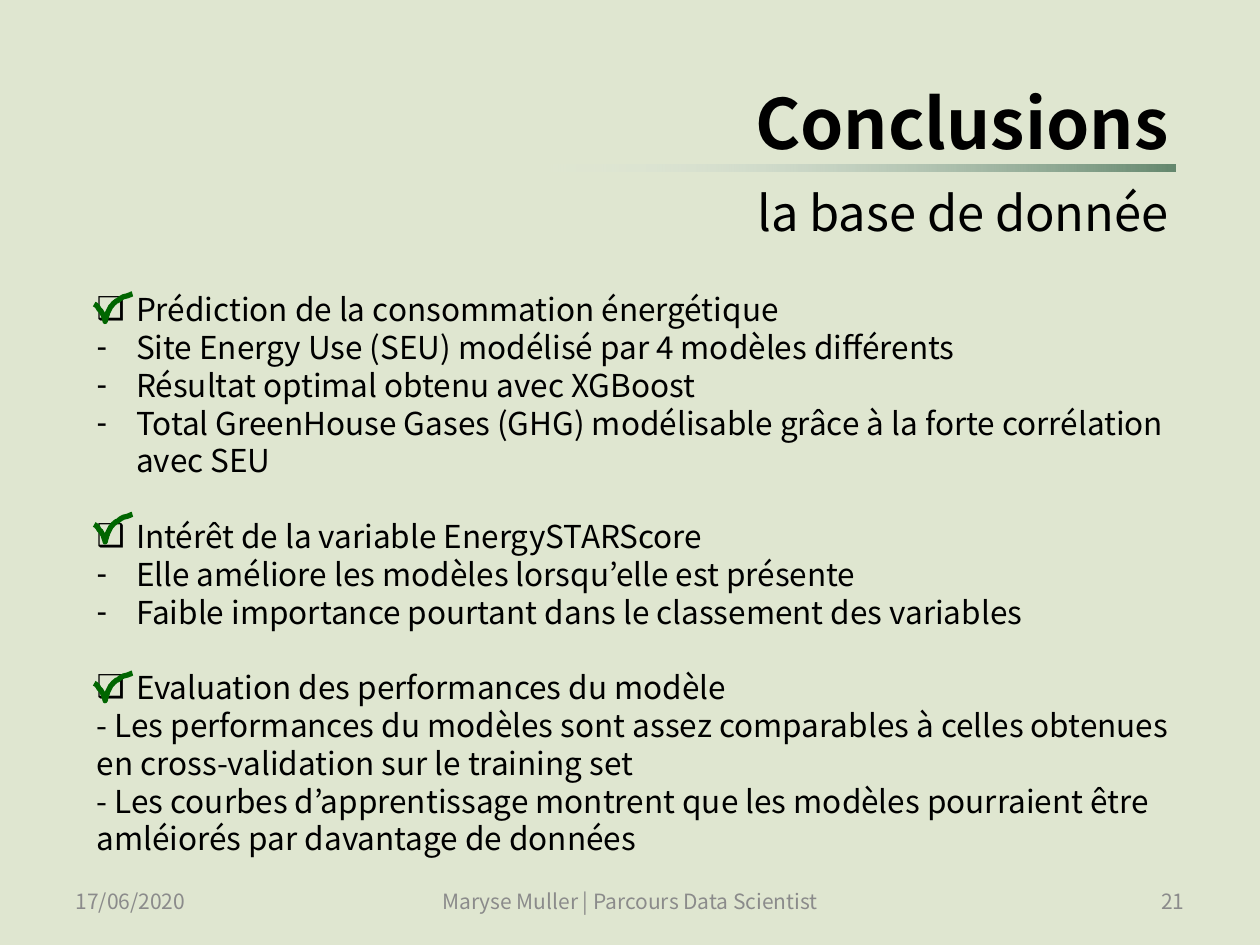
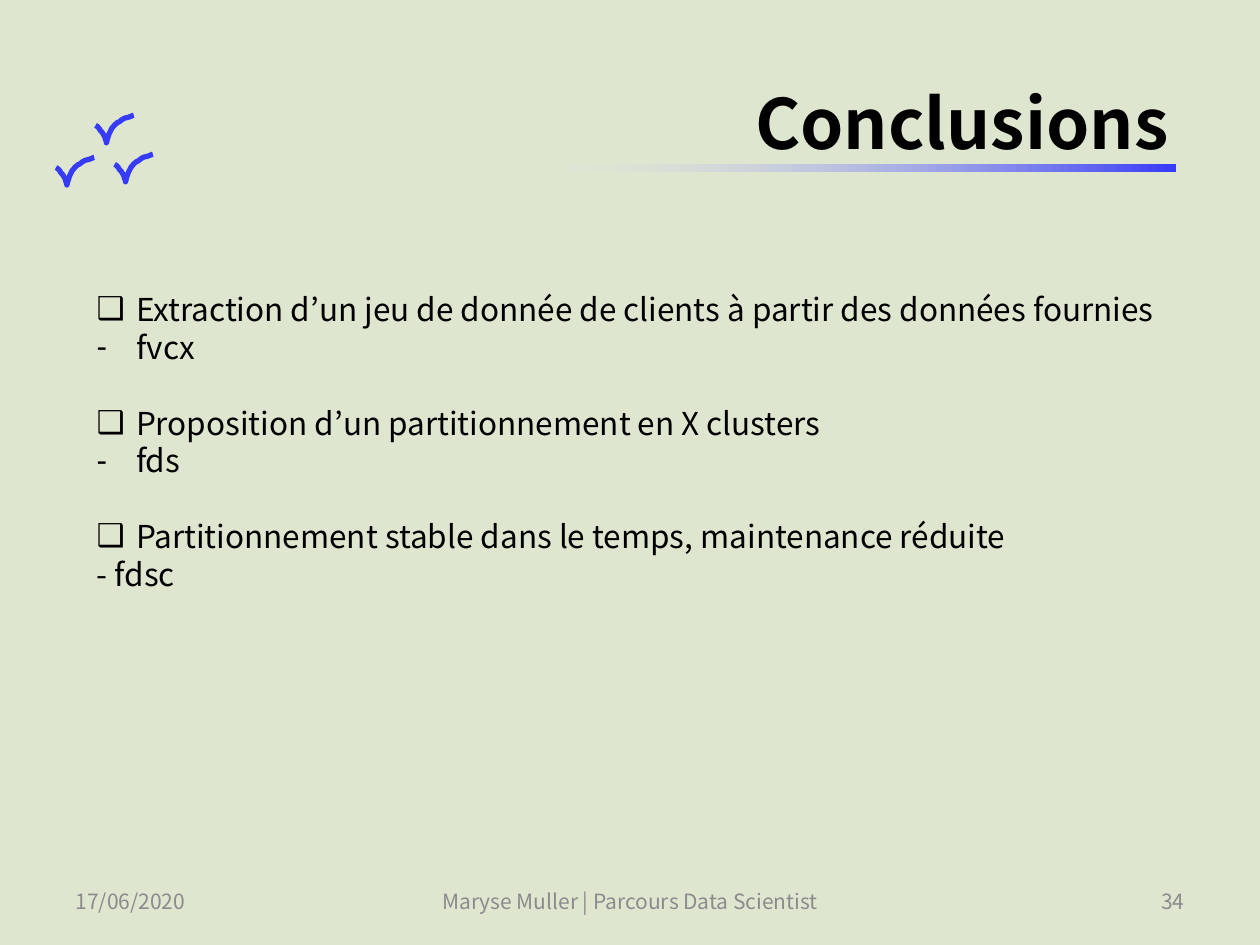
Before and after one commit to SmellyArmure/OC_DS_Project5, a slide deck: slide 34 of PRESENTATION/Projet5.pptx (slide 21 before the commit). Drawn at 1260x945 pixels with LibreOffice and Linux fonts; fonts in the diff are those of the drawing. Boxes give left, top, right and bottom in pixels: in the first picture for what was removed or moved away, otherwise in the second. Text is boxed around its words. In the diff, an @@ line names an element or a change of style, - is before the commit and + after.

Commit message:
Avancé dans la présentation : problématique, données (extraction)

```diff
--- a/PRESENTATION/Projet5.pptx
+++ b/PRESENTATION/Projet5.pptx
@@ freeform shape: place and size @@
-freeform shape at box(94, 294, 132, 321)
+freeform shape at box(96, 116, 134, 144)
@@ title at box(755, 93, 1168, 166): text changed; size 27.9 to 39.6 pt; bold on @@
-Conclusions
-la base de donnée
+Conclusions
@@ outline #006600 3 pt to #363BF8 3 pt in 3 elements at box(96, 116, 134, 144), box(115, 154, 152, 181), box(55, 158, 93, 185) @@
@@ freeform shape: place and size @@
-freeform shape at box(94, 514, 132, 542)
+freeform shape at box(55, 158, 93, 185)
@@ freeform shape: place and size @@
-freeform shape at box(94, 673, 132, 701)
+freeform shape at box(115, 154, 152, 181)
@@ rectangle at box(527, 165, 1176, 171): fill gradient #65886E to #E6EDF0 to gradient #363BF8 to #E6EDF0 @@
@@ text at box(115, 293, 1153, 587): text changed @@
-❑ Prédiction de la consommation énergétique
-– Site Energy Use (SEU) modélisé par 4 modèles différents
-– Résultat optimal obtenu avec XGBoost
-– Total GreenHouse Gases (GHG) modélisable grâce à la forte corrélation avec SEU
-❑ Intérêt de la variable EnergySTARScore
-– Elle améliore les modèles lorsqu’elle est présente
-– Faible importance pourtant dans le classement des variables
-❑ Evaluation des performances du modèle
-- Les performances du modèles sont assez comparables à celles obtenues en cross-validation sur le training set
-- Les courbes d’apprentissage montrent que les modèles pourraient être amléiorés par davantage de données
+❑ Extraction d’un jeu de donnée de clients à partir des données fournies
+– fvcx
+❑ Proposition d’un partitionnement en X clusters
+– fds
+❑ Partitionnement stable dans le temps, maintenance réduite
+- fdsc
@@ page number at box(1161, 893, 1184, 909): text changed @@
-21
+34
```
Also in this commit, not shown: 10 other slides changed, 13 slides added, 3 other files.
